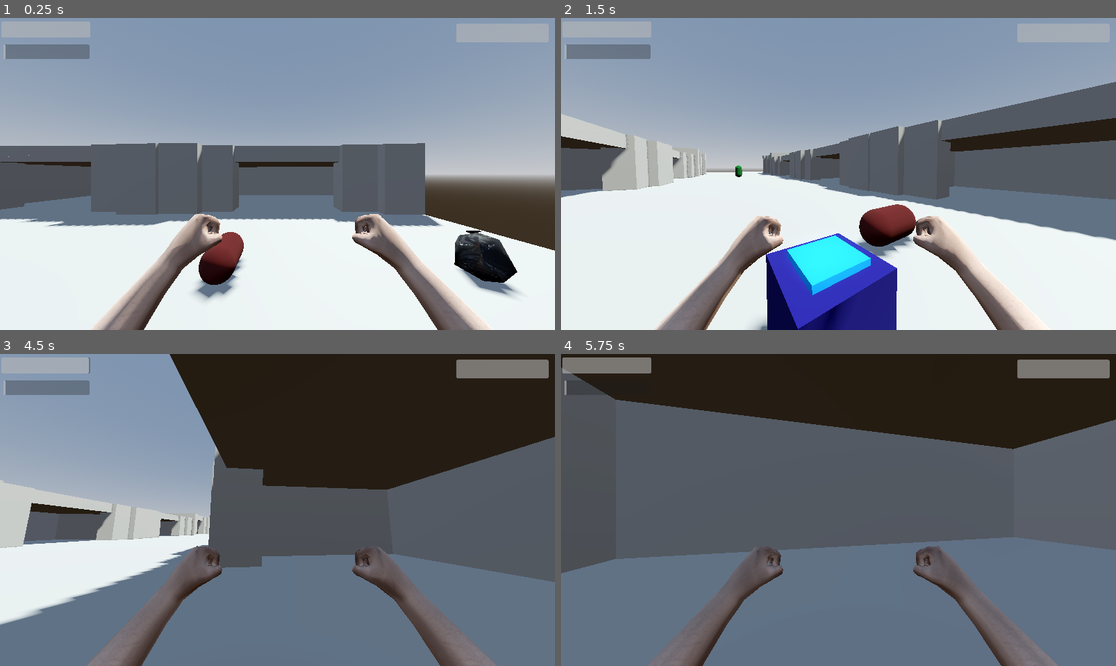
Above: before the commit, frames 1-4 (two rows, left to right).
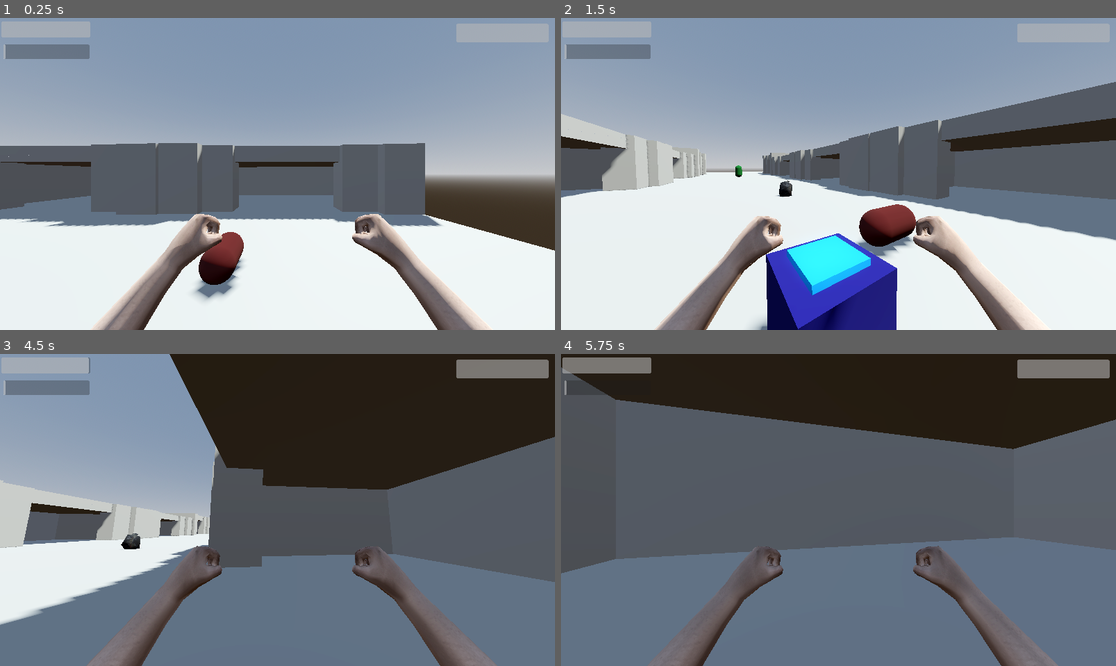
Above: after the commit, the same moments.

Repository: lungcollapser/record
Game: Godot game, scene res://scenes/world.tscn
The game is run twice, just before and just after one commit, with the same random seed, the same clock (stepped at 60 frames per second) and the same inputs.
Inputs (mouse positions are in pixels of both pictures, inside the frame that each line leads up to):
- Up to frame 1 (0.25 s): no input
- Up to frame 2 (1.5 s): tap Enter (ui_accept) at 0.5, 0.77 s; move the mouse to (866, 174) at 0.52 s; hold Ctrl (crouch) 0.53-1.28 s; hold W (forward) from 0.53 s (still down); move the mouse to (810, 174) at 1.27 s; tap T (dropreceptacle) at 1.35 s
- Up to frame 3 (4.5 s): keep holding W (forward); tap Enter (ui_accept) at 1.52, 3.02, 3.77 s; move the mouse to (288, 503) at 2.02 s; tap E (interact) at 2.1 s; move the mouse to (271, 516) at 2.77 s; click (271, 516) at 2.85 s; move the mouse to (316, 513) at 3.52 s; right-click (316, 513) at 3.6 s; move the mouse to (233, 506) at 4.27 s; tap Shift (sprint) at 4.35 s
- Up to frame 4 (5.75 s): keep holding W (forward); tap Enter (ui_accept) at 4.52 s; move the mouse to (844, 510) at 5.02 s; tap R (stow) at 5.1 s

The runs differ from the first frame. In frame 1, 1.6% of the frame differs, in the area x 81-94%, y 68-90%; in frame 2, 0.1%; in frame 3, 0.1%; in frame 4, nothing differs.

Commit message:
explosive item alpha

Diff:
--- a/scenes/pizza.tscn
+++ b/scenes/pizza.tscn
@@ -51,6 +51,8 @@
 size = Vector3(0.735, 0.115, 0.45)
 
 [node name="Pizza" type="RigidBody3D"]
+transform = Transform3D(1, 0, 0, 0, 1, 0, 0, 0, 1, -1.18743, 0, -0.432607)
+continuous_cd = true
 script = ExtResource("1_6k68w")
 
 [node name="PizzaMesh" type="MeshInstance3D" parent="."]
--- a/scenes/world.tscn
+++ b/scenes/world.tscn
@@ -365,6 +365,6 @@
 [node name="Items" type="Node3D" parent="."]
 
 [node name="GarbageBag" parent="Items" instance=ExtResource("6_fhtf8")]
-transform = Transform3D(1, 0, 0, 0, 1, 0, 0, 0, 1, -30.5627, 1.22079, -1.35154)
+transform = Transform3D(1, 0, 0, 0, 1, 0, 0, 0, 1, -43.2017, 1.22079, -1.35154)
 
 [connection signal="body_entered" from="NavigationRegion3D/KillFloorArea" to="NavigationRegion3D/KillFloorArea" method="_on_body_entered"]
--- a/scripts/dead_body.gd
+++ b/scripts/dead_body.gd
@@ -14,7 +14,6 @@
 	Events.connect("call_dead_body_explosion", Callable(self, "dead_body_explosion"))
 
 
-
 func dead_body_explosion():
 	var dismember_collider = player_attack.get_collider()
 	var dead_body_parts_instance = dead_body_parts.instantiate()
@@ -22,3 +21,4 @@
 		queue_free()
 		get_parent().add_child(dead_body_parts_instance)
 		dead_body_parts_instance.global_position = player_hold.global_position
+		Events.emit_signal("call_item_spawn")
--- a/scripts/events.gd
+++ b/scripts/events.gd
@@ -7,3 +7,4 @@
 signal call_enemy_lose_health
 signal call_dead_body_explosion
 signal call_garbage_bag_explosion
+signal call_item_spawn
--- a/scripts/garbage_bag.gd
+++ b/scripts/garbage_bag.gd
@@ -12,6 +12,7 @@
 	player_attack = get_tree().get_first_node_in_group("attack")
 	Events.connect("call_garbage_bag_explosion", Callable(self, "garbage_bag_explosion"))
 
+
 func garbage_bag_explosion():
 	var garbage_collider = player_attack.get_collider()
 	var pizza_instance = pizza.instantiate()
@@ -21,4 +22,6 @@
 		get_parent().add_child(pizza_instance)
 		get_parent().add_child(cigarrette_instance)
 		pizza_instance.global_position = player_hold.global_position
+		Events.emit_signal("call_item_spawn")
 		cigarrette_instance.global_position = player_hold.global_position
+		Events.emit_signal("call_item_spawn")
--- a/scripts/pizza.gd
+++ b/scripts/pizza.gd
@@ -3,9 +3,9 @@
 @onready var pizza = $"."
 var player_pick_up
 
-
 func _ready() -> void:
 	player_pick_up = get_tree().get_first_node_in_group("pickup")
+	Events.connect("call_item_spawn", Callable(self, "item_spawn"))
 
 func _physics_process(_delta: float):
 		eat_pizza()
@@ -15,3 +15,15 @@
 	if Input.is_action_just_pressed("interact") and pizza_collider == pizza and HealthBar.value < 100:
 		queue_free()
 		HealthBar.value += 5
+
+
+func item_spawn():
+	var MIN_LAUNCH_HEIGHT = 0.5
+	var MAX_LAUNCH_HEIGHT = 1.5
+	var MAX_LAUNCH_RANGE = 1.5
+	var MIN_LAUNCH_RANGE = 0.5
+	var rand_height = MIN_LAUNCH_HEIGHT + (randf() * MAX_LAUNCH_HEIGHT)
+	var rand_dir = Vector3.FORWARD.rotated(Vector3.UP, randf() * 2 * PI)
+	var rand_pos = rand_dir * (MIN_LAUNCH_RANGE + (randf() * MAX_LAUNCH_RANGE))
+	rand_pos.y = rand_height
+	apply_central_impulse(rand_pos)
